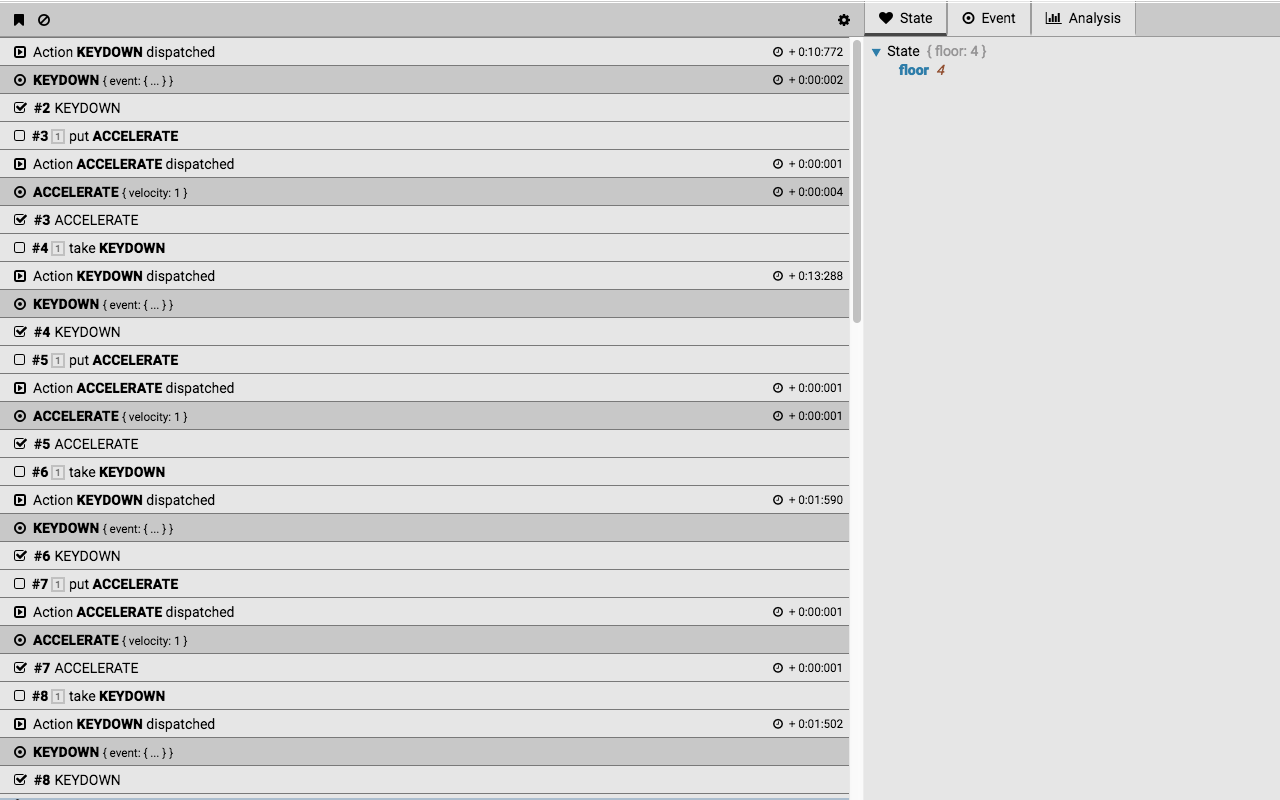
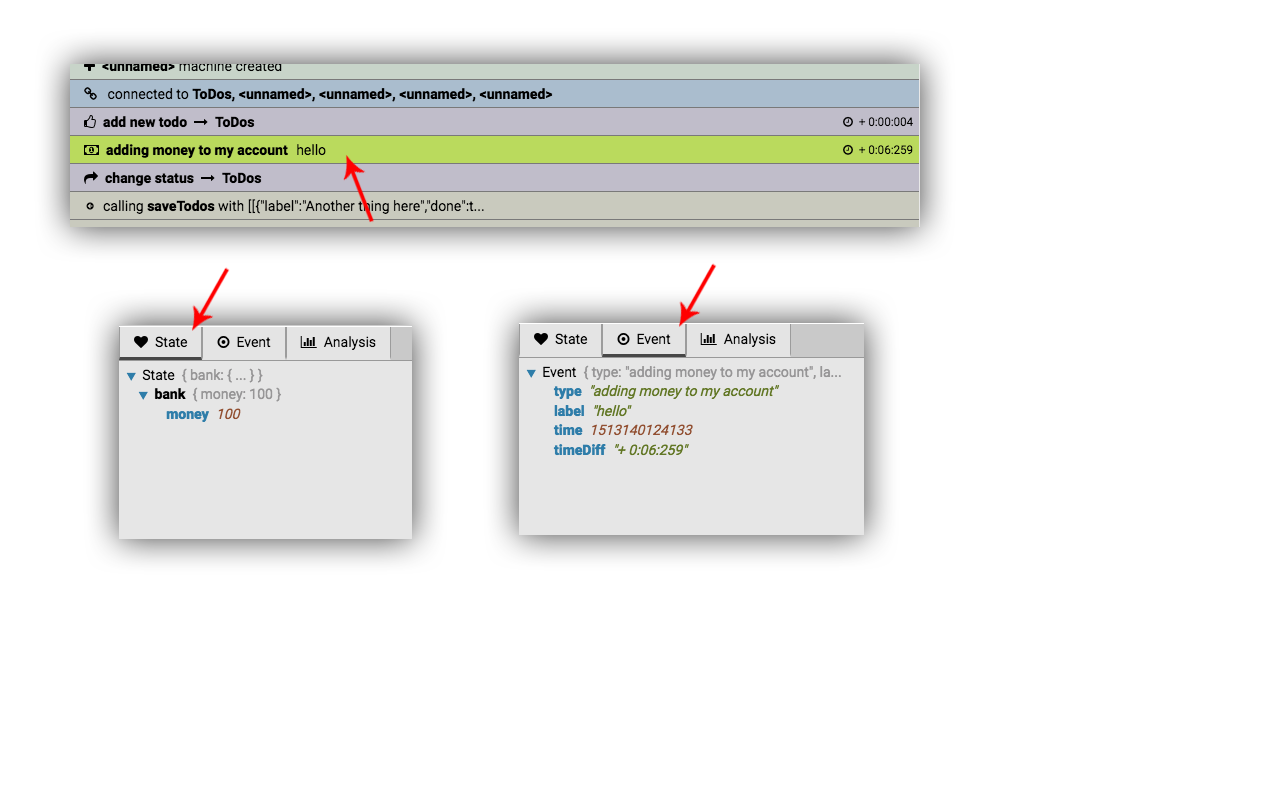
Layers edited between the first and the second 1280 × 800 image:
added group "Group 1" with 6 layers above "Layer 3" over (70, 64, 920, 539)
added layer "Layer 5 copy 2" in group "Group 1" over (679, 263, 717, 327)
added layer "Layer 7" in group "Group 1" over (519, 323, 864, 535)
added layer "Layer 5 copy" in group "Group 1" over (192, 267, 230, 331)
added layer "Layer 6" in group "Group 1" over (119, 325, 412, 539)
added layer "Layer 5" in group "Group 1" over (343, 154, 374, 224)
added layer "Layer 4" in group "Group 1" over (70, 64, 920, 227)
hid "Layer 3" over (0, 3, 1280, 798)
hid "Layer 2" over (0, 1, 1280, 800)
hid "Layer 1" over (0, 62, 1280, 737)
